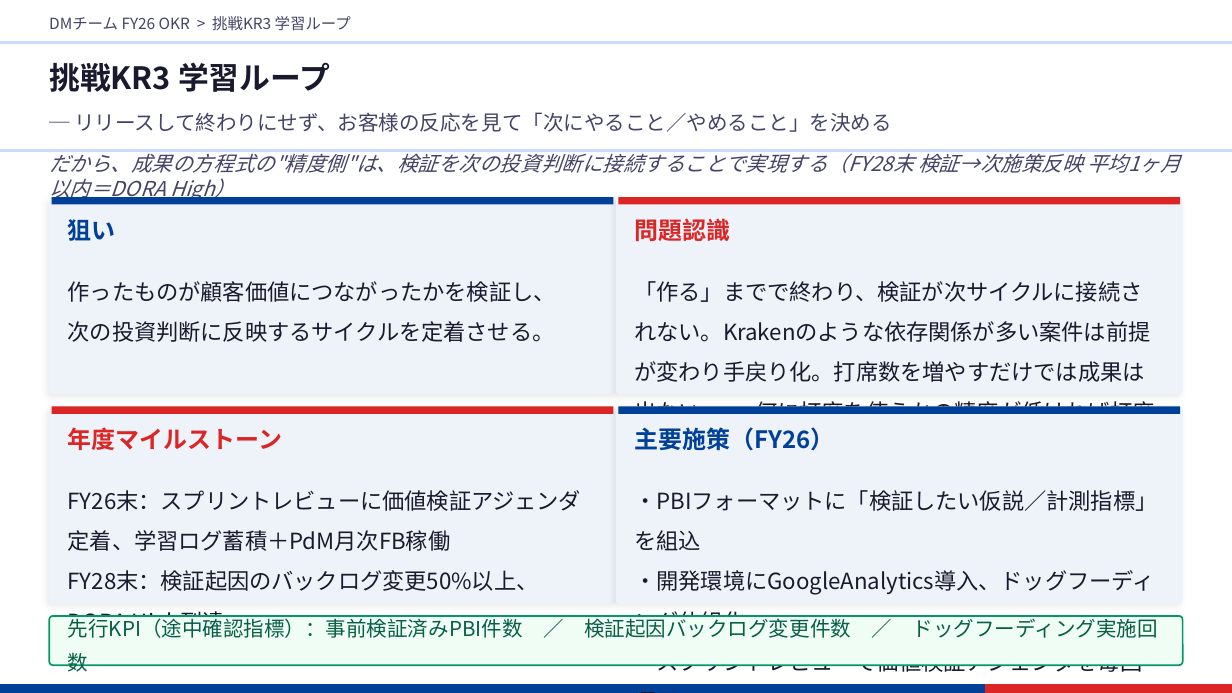
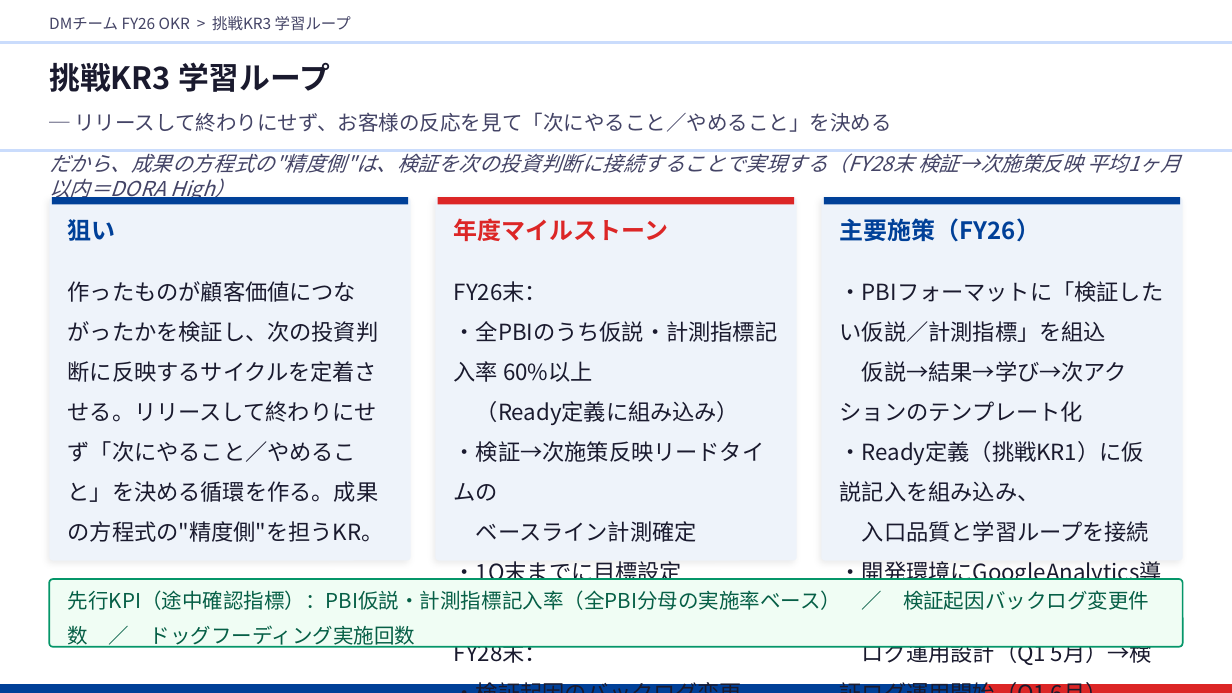
Before and after one commit to 4hey4hey/claude-workspace, a slide deck: slide 12 of outputs/pptx/2026-04-19_dm-okr-fy26-for-gm.pptx. Drawn at 1232x693 pixels with LibreOffice and Linux fonts; fonts in the diff are those of the drawing. Boxes give left, top, right and bottom in pixels: in the first picture for what was removed or moved away, otherwise in the second. Text is boxed around its words. In the diff, an @@ line names an element or a change of style, - is before the commit and + after.

```diff
--- a/outputs/pptx/2026-04-19_dm-okr-fy26-for-gm.pptx
+++ b/outputs/pptx/2026-04-19_dm-okr-fy26-for-gm.pptx
@@ rounded rectangle: place and size @@
-rounded rectangle at bbox=[49, 197, 616, 394]
+rounded rectangle at bbox=[49, 197, 410, 561]
@@ rectangle: place and size @@
-rectangle at bbox=[52, 197, 614, 205]
+rectangle at bbox=[52, 197, 408, 205]
@@ rounded rectangle: place and size @@
-rounded rectangle at bbox=[616, 197, 1183, 394]
+rounded rectangle at bbox=[435, 197, 796, 561]
@@ rectangle: place and size @@
-rectangle at bbox=[618, 197, 1180, 205]
+rectangle at bbox=[437, 197, 793, 205]
@@ proportions changed in 4 elements at bbox=[49, 197, 410, 561], bbox=[49, 579, 1183, 647], bbox=[435, 197, 796, 561], bbox=[822, 197, 1183, 561] @@
@@ rounded rectangle: place and size @@
-rounded rectangle at bbox=[49, 407, 616, 604]
+rounded rectangle at bbox=[822, 197, 1183, 561]
@@ rectangle: place and size @@
-rectangle at bbox=[52, 407, 614, 414]
+rectangle at bbox=[824, 197, 1180, 205]
@@ rectangle at bbox=[824, 197, 1180, 205]: fill #DC2626 to #004098 @@
@@ text "年度マイルストーン": place and size @@
-text "年度マイルストーン" at bbox=[68, 427, 283, 450]
+text "年度マイルストーン" at bbox=[454, 218, 669, 241]
@@ text removed at bbox=[634, 219, 730, 241] @@
-問題認識
@@ text "主要施策（FY26）": place and size @@
-text "主要施策（FY26）" at bbox=[634, 427, 834, 451]
+text "主要施策（FY26）" at bbox=[840, 218, 1040, 242]
@@ text at bbox=[68, 281, 384, 542]: text changed @@
-作ったものが顧客価値につながったかを検証し、
-次の投資判断に反映するサイクルを定着させる。
+作ったものが顧客価値につながったかを検証し、次の投資判断に反映するサイクルを定着させる。リリースして終わりにせず「次にやること／やめること」を決める循環を作る。成果の方程式の"精度側"を担うKR。
@@ text at bbox=[454, 281, 1149, 610]: text changed @@
-「作る」までで終わり、検証が次サイクルに接続されない。Krakenのような依存関係が多い案件は前提が変わり手戻り化。打席数を増やすだけでは成果は出ない ── 何に打席を使うかの精度が低ければ打席を無駄にする。
+FY26末：
+・全PBIのうち仮説・計測指標記入率 60%以上
+（Ready定義に組み込み）
+・検証→次施策反映リードタイムの
+ベースライン計測確定
+・1Q末までに目標設定
+FY28末：
+・検証起因のバックログ変更 50%以上
+・DORA High 到達
+（検証→次施策反映 平均1ヶ月以内）
@@ text at bbox=[840, 281, 1163, 665]: text changed @@
-FY26末：スプリントレビューに価値検証アジェンダ定着、学習ログ蓄積＋PdM月次FB稼働
-FY28末：検証起因のバックログ変更50%以上、DORA High到達
+・PBIフォーマットに「検証したい仮説／計測指標」を組込
+仮説→結果→学び→次アクションのテンプレート化
+・Ready定義（挑戦KR1）に仮説記入を組み込み、
+入口品質と学習ループを接続
+・開発環境にGoogleAnalytics導入、ドッグフーディング仕組化
+ログ運用設計（Q1 5月）→検証ログ運用開始（Q1 6月）
@@ rounded rectangle removed at bbox=[616, 407, 1183, 604] @@
@@ rectangle removed at bbox=[618, 407, 1180, 414] @@
@@ text removed at bbox=[634, 490, 1157, 672] @@
-・PBIフォーマットに「検証したい仮説／計測指標」を組込
-・開発環境にGoogleAnalytics導入、ドッグフーディング仕組化
-・スプリントレビューで価値検証アジェンダを毎回運用
@@ rounded rectangle: place and size @@
-rounded rectangle at bbox=[49, 616, 1183, 665]
+rounded rectangle at bbox=[49, 579, 1183, 647]
@@ text at bbox=[68, 590, 842, 648]: text changed @@
-先行KPI（途中確認指標）：事前検証済みPBI件数 ／ 検証起因バックログ変更件数 ／ ドッグフーディング実施回数
+先行KPI（途中確認指標）：PBI仮説・計測指標記入率（全PBI分母の実施率ベース） ／ 検証起因バックログ変更件数 ／ ドッグフーディング実施回数
```
Also in this commit, not shown: 4 other slides changed, 2 slides added, 1 slide removed, 7 other files.
